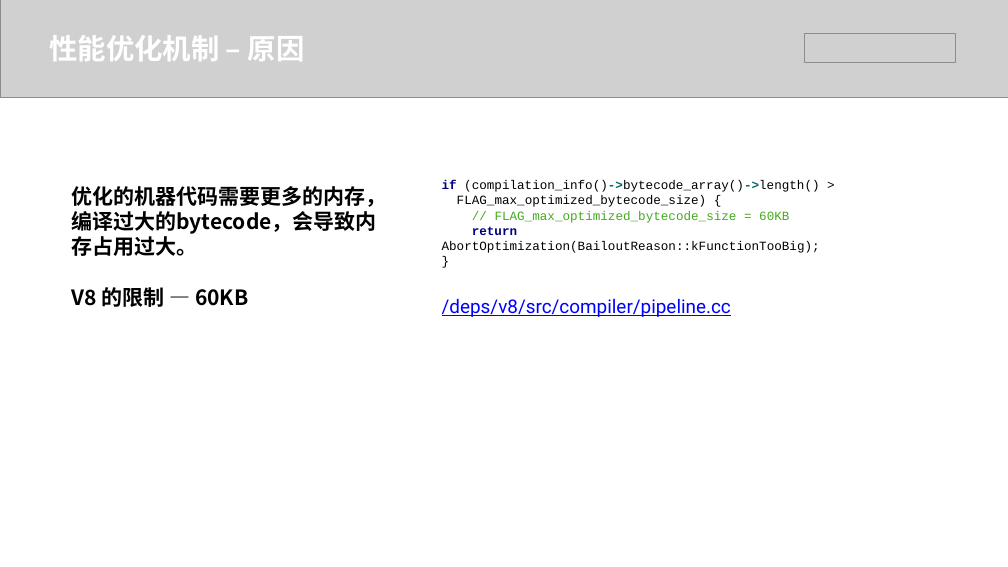
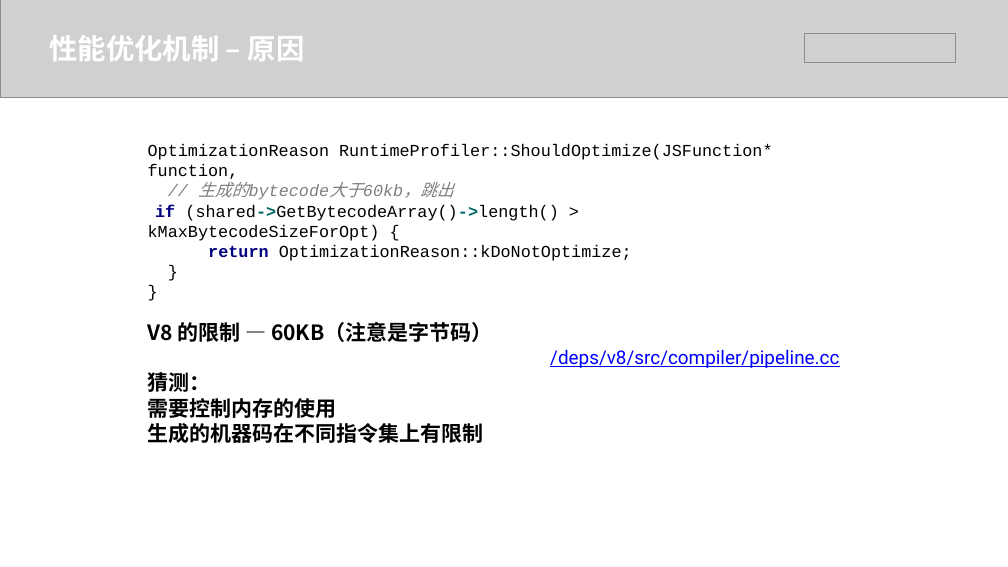
Before and after one commit to hjl19911127/js-performance, a slide deck: slide 14 of 浅析V8聊聊JS性能.pptx (slide 13 before the commit). Drawn at 1008x567 pixels with LibreOffice and Linux fonts; fonts in the diff are those of the drawing; grey boxes stand for pictures. Boxes give left, top, right and bottom in pixels: in the first picture for what was removed or moved away, otherwise in the second. Text is boxed around its words. In the diff, an @@ line names an element or a change of style, - is before the commit and + after.

Commit message:
feat: ppt

```diff
--- a/浅析V8聊聊JS性能.pptx
+++ b/浅析V8聊聊JS性能.pptx
@@ text added at [148,144,772,261], 32 pt, text #000000 @@
+OptimizationReason RuntimeProfiler::ShouldOptimize(JSFunction* function,
+// 生成的bytecode大于60kb，跳出
+if (shared->GetBytecodeArray()->length() > kMaxBytecodeSizeForOpt) {
+return OptimizationReason::kDoNotOptimize;
+}
+}
@@ text removed at [442,180,820,253] @@
-if (compilation_info()->bytecode_array()->length() >
-FLAG_max_optimized_bytecode_size) {
-// FLAG_max_optimized_bytecode_size = 60KB
-return AbortOptimization(BailoutReason::kFunctionTooBig);
-}
@@ text at [148,322,492,443]: text changed @@
-优化的机器代码需要更多的内存，编译过大的bytecode，会导致内存占用过大。
-V8 的限制 — 60KB
+V8 的限制 — 60KB（注意是字节码）
+猜测：
+需要控制内存的使用
+生成的机器码在不同指令集上有限制
@@ text "/deps/v8/src/compiler/pipeline.cc": place and size @@
-text "/deps/v8/src/compiler/pipeline.cc" at [442,298,731,317]
+text "/deps/v8/src/compiler/pipeline.cc" at [550,349,839,368]
```
Also in this commit, not shown: 4 other slides changed, 4 slides added, 3 slides removed, 10 other files.
